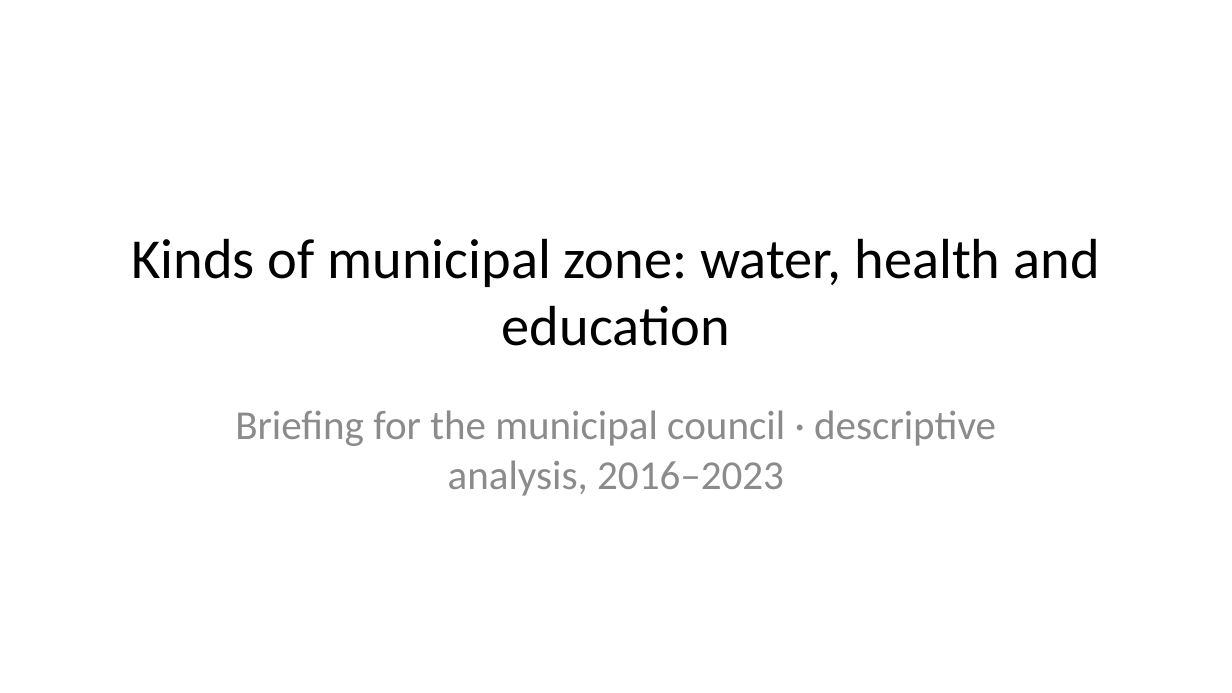
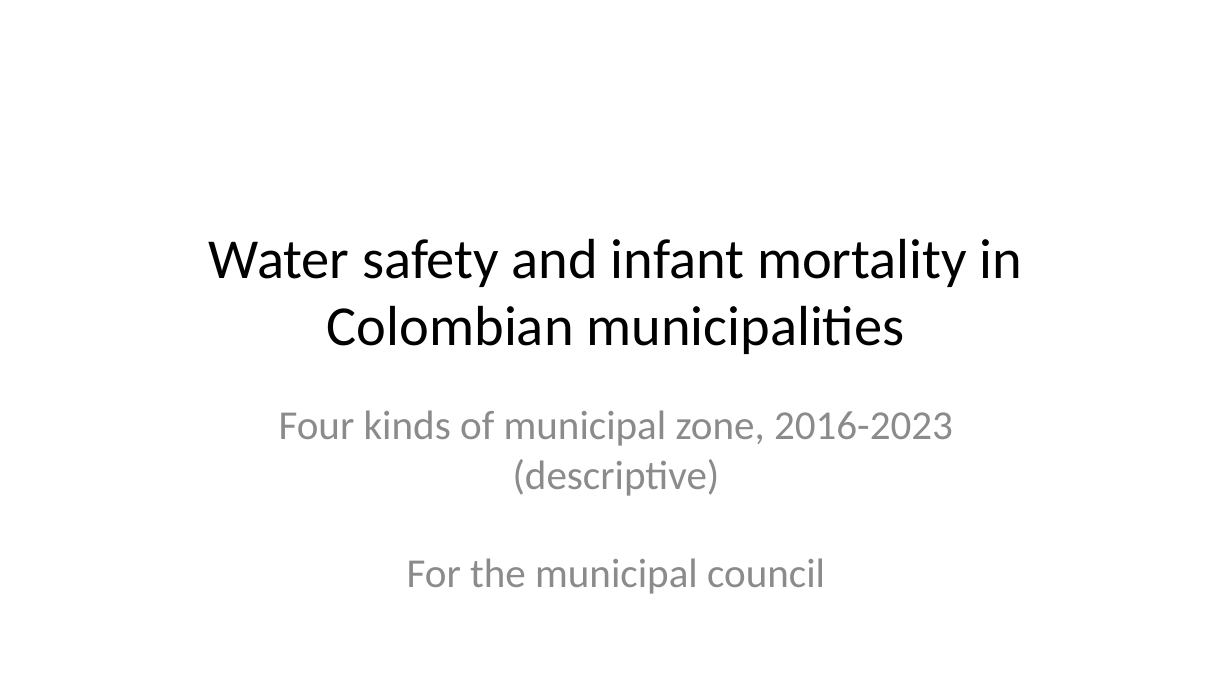
Before and after one commit to project-delphi/water-quality, a slide deck: slide 1 of slides.pptx. Drawn at 1232x693 pixels with LibreOffice and Linux fonts; fonts in the diff are those of the drawing. Boxes give left, top, right and bottom in pixels: in the first picture for what was removed or moved away, otherwise in the second. Text is boxed around its words. In the diff, an @@ line names an element or a change of style, - is before the commit and + after.

```diff
--- a/slides.pptx
+++ b/slides.pptx
@@ title at box(209, 238, 1023, 354): text changed @@
-Kinds of municipal zone: water, health and education
+Water safety and infant mortality in Colombian municipalities
@@ subtitle at box(279, 410, 953, 594): text changed @@
-Briefing for the municipal council · descriptive analysis, 2016–2023
+Four kinds of municipal zone, 2016-2023 (descriptive)
+For the municipal council
```
Also in this commit, not shown: 4 other slides changed, 1 slide added, 1 slide removed, 48 other files.
